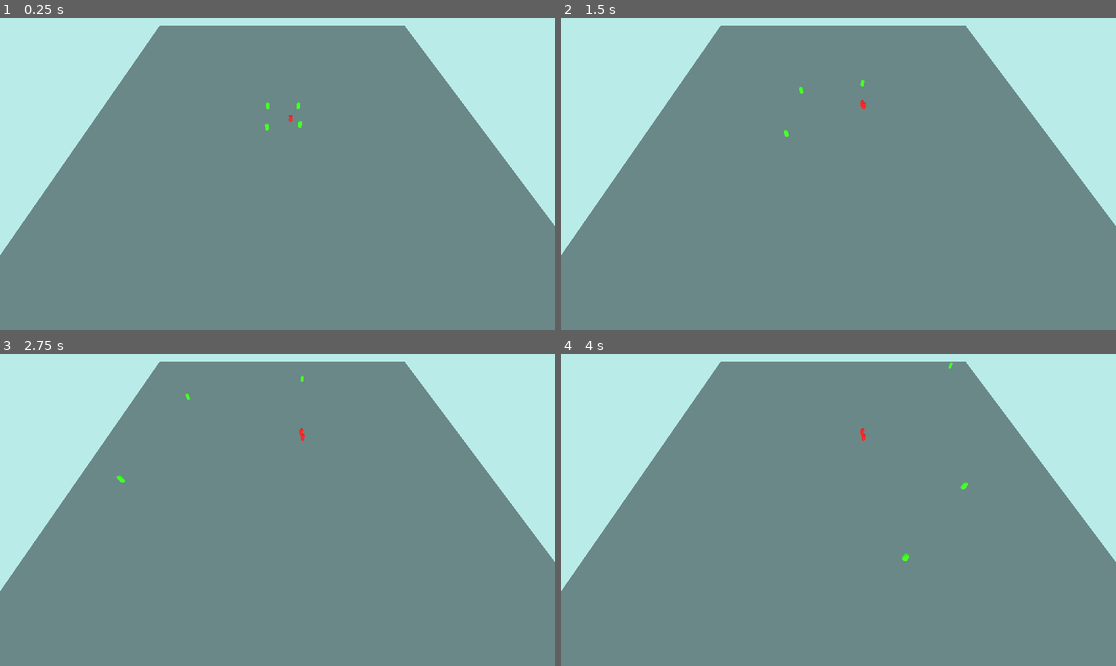
Above: before the commit, frames 1-4 (two rows, left to right).
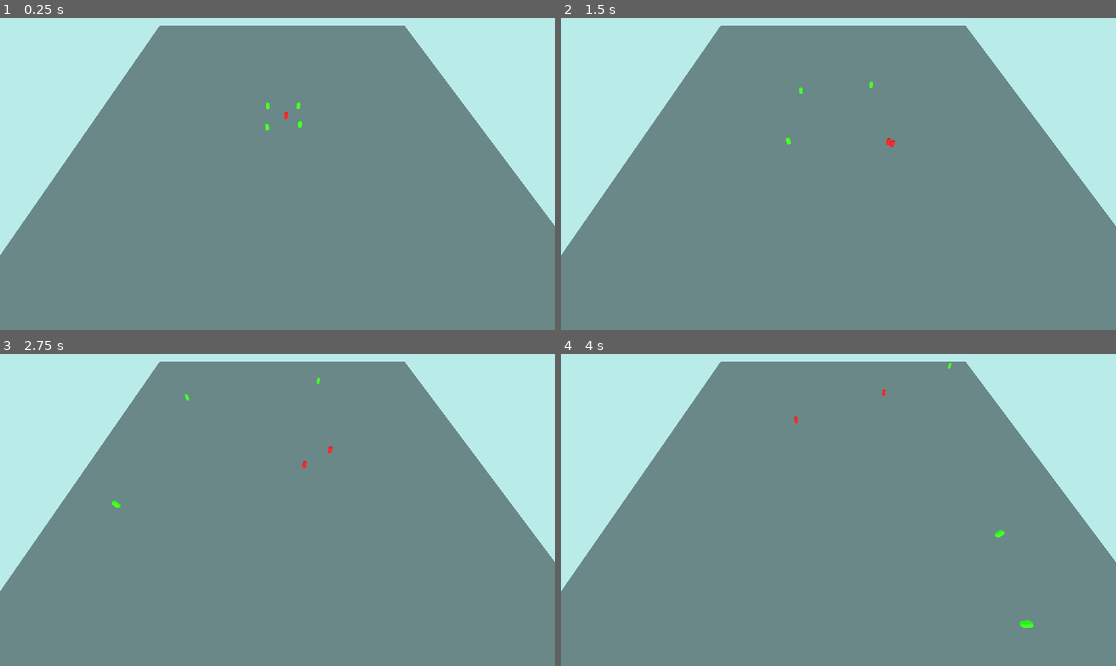
Above: after the commit, the same moments.

Repository: valentin56740/JeuDuLoup
Game: Godot game, scene res://env.tscn
Same seed, same stepped clock (60 frames per second), same inputs: the game is played once before the commit and once after it.
Inputs:
- Up to frame 1 (0.25 s): no input
- Up to frame 2 (1.5 s): tap Enter at 0.5 s
- Up to frame 3 (2.75 s): no input
- Up to frame 4 (4 s): no input

The runs differ from the first frame. In frame 1, less than 0.1% of the frame differs, in the area x 47-55%, y 27-36%; in frame 2, 0.1%; in frame 3, 0.1%; in frame 4, 0.2%, in the area x 41-86%, y 2-88%.

Commit message:
chase loup

Diff:
--- a/loup.gd
+++ b/loup.gd
@@ -1,81 +1,100 @@
 extends RigidBody3D
-
 @export var force = 25
 @export var vitesse = 10
+@export var search_rotation_speed = 1  # Vitesse de rotation en recherche
 @export var sx: int = 100
 @export var sz: int = 100
-@export var chase_radius = 20.0
-@export var en_vue = false
+var cibles = []
+var ciblesLoin = []
+var cible_lointaine_actuelle = null  # Garde la cible lointaine en mémoire
 
-@export var hitbox_chase1: Area3D
-@export var hitbox_chase2: Area3D
 
-var cibles_zone1 = []
-var cibles_zone2 = []
+#Un mouton rentre dans la zone proche du mouton
+func _on_zone_proche_body_entered(body):
+	if body.is_in_group("Mouton"):
+		# Priorité à la zone proche
+		if not cibles.has(body):
+			cibles.append(body)
+		# Retirer de la zone lointaine
+		if ciblesLoin.has(body):
+			ciblesLoin.erase(body)
+		# Annuler la poursuite lointaine si un mouton entre en zone proche
+		cible_lointaine_actuelle = null
 
-func _ready():
-	hitbox_chase1.body_entered.connect(_on_HitBoxChase1_body_entered)
-	hitbox_chase1.body_exited.connect(_on_HitBoxChase1_body_exited)
-	hitbox_chase2.body_entered.connect(_on_HitBoxChase2_body_entered)
-	hitbox_chase2.body_exited.connect(_on_HitBoxChase2_body_exited)
+func _on_zone_proche_body_exited(body):
+	if body.is_in_group("Mouton"):
+		cibles.erase(body)
 
-# Zone 1
-func _on_HitBoxChase1_body_entered(body):
+func _on_champs_loin_body_entered(body):
 	if body.is_in_group("Mouton"):
-		if not cibles_zone1.has(body):
-			cibles_zone1.append(body)
-		en_vue = true
+		# Ajouter seulement si pas déjà en zone proche
+		if not cibles.has(body) and not ciblesLoin.has(body):
+			ciblesLoin.append(body)
 
-func _on_HitBoxChase1_body_exited(body):
+func _on_champs_loin_body_exited(body):
 	if body.is_in_group("Mouton"):
-		cibles_zone1.erase(body)
-		if cibles_zone1.size() == 0 and cibles_zone2.size() == 0:
-			en_vue = false
+		ciblesLoin.erase(body)
+		# On continue de poursuivre même si le mouton sort de la zone lointaine
+		#le seul moyen d'arreter est si un mouton est plus proche
 
-# Zone 2
-func _on_HitBoxChase2_body_entered(body):
-	if body.is_in_group("Mouton"):
-		if not cibles_zone2.has(body):
-			cibles_zone2.append(body)
-		en_vue = true
+func _mouton_plus_proche():
+	var mouton_plus_proche: Node = null
+	var distance_min = INF
 
-func _on_HitBoxChase2_body_exited(body):
-	if body.is_in_group("Mouton"):
-		cibles_zone2.erase(body)
-		if cibles_zone1.size() == 0 and cibles_zone2.size() == 0:
-			en_vue = false
+	for mouton in cibles:
+		if is_instance_valid(mouton):
+			var dist = global_position.distance_to(mouton.global_position)
+			if dist < distance_min:
+				distance_min = dist
+				mouton_plus_proche = mouton
 
-func chase(target: Node):
-	var direction = (target.global_position - global_position).normalized()
-	linear_velocity = direction * vitesse
+	return mouton_plus_proche
 
-func _process(delta: float) -> void:
-	# Empêche de sortir de la zone
+func _deplacement():
+	var delta = get_physics_process_delta_time()
+
+	# Gestion des bords de la zone (wrap)
 	if position.x > sx / 2:
+		position.x = -sx / 2
+	elif position.x < -sx / 2:
 		position.x = sx / 2
-	if position.x < -sx / 2:
-		position.x = -sx / 2
 	if position.z > sz / 2:
+		position.z = -sz / 2
+	elif position.z < -sz / 2:
 		position.z = sz / 2
-	if position.z < -sz / 2:
-		position.z = -sz / 2
 
-	# Combine toutes les cibles des deux zones
-	var toutes_cibles = cibles_zone1 + cibles_zone2
+	# Priorité 1 : Mouton en zone proche - CHASE LE PLUS PROCHE
+	var cible = _mouton_plus_proche()
+	if cible != null and is_instance_valid(cible):
+		cible_lointaine_actuelle = null  # Annuler toute poursuite lointaine
+		var direction = (cible.global_position - global_position).normalized()
+		apply_central_force(direction * force)
+		return
 
-	if toutes_cibles.size() > 0:
-		var closest_sheep = null
-		var closest_distance = chase_radius
-		for sheep in toutes_cibles:
-			if not is_instance_valid(sheep):
-				continue
-			var distance = global_position.distance_to(sheep.global_position)
-			if distance < closest_distance:
-				closest_sheep = sheep
-				closest_distance = distance
-		if closest_sheep != null:
-			chase(closest_sheep)
-		else:
-			linear_velocity = Vector3.ZERO
-	else:
-		linear_velocity = Vector3.ZERO
+	# Priorité 2 : Mouton en zone lointaine
+	# Si on a déjà une cible lointaine et qu'elle est encore valide, continuer de la poursuivre
+	if cible_lointaine_actuelle != null and is_instance_valid(cible_lointaine_actuelle):
+		var direction = (cible_lointaine_actuelle.global_position - global_position).normalized()
+		apply_central_force(direction * force)
+		return
+
+	# Sinon, chercher une nouvelle cible lointaine
+	if ciblesLoin.size() > 0:
+		# Nettoyer les cibles invalides
+		for i in range(ciblesLoin.size() - 1, -1, -1):
+			if not is_instance_valid(ciblesLoin[i]):
+				ciblesLoin.remove_at(i)
+
+		if ciblesLoin.size() > 0:
+			# Prendre le mouton le plus proche de la zone lointaine
+			cible_lointaine_actuelle = ciblesLoin[0]
+			var direction = (cible_lointaine_actuelle.global_position - global_position).normalized()
+			apply_central_force(direction * force)
+			return
+
+	# Priorité 3 : Mode recherche - Tourner lentement
+	cible_lointaine_actuelle = null
+	rotation.y += search_rotation_speed * delta
+
+func _physics_process(delta):
+	_deplacement()
--- a/loup.tscn
+++ b/loup.tscn
@@ -13,18 +13,15 @@
 radius = 10.172792
 
 [sub_resource type="CapsuleShape3D" id="CapsuleShape3D_xcdia"]
-radius = 2.779
-height = 75.564
+radius = 7.409
+height = 76.197525
 
-[node name="Loup" type="RigidBody3D" node_paths=PackedStringArray("hitbox_chase1", "hitbox_chase2")]
+[node name="Loup" type="RigidBody3D"]
 axis_lock_angular_x = true
-axis_lock_angular_y = true
 axis_lock_angular_z = true
 contact_monitor = true
 max_contacts_reported = 2
 script = ExtResource("1_xcdia")
-hitbox_chase1 = NodePath("ZoneProche")
-hitbox_chase2 = NodePath("ChampsDeVision")
 
 [node name="MeshInstance3D" type="MeshInstance3D" parent="."]
 transform = Transform3D(1, 0, 0, 0, 1, 0, 0, 0, 1, 0, 1, 0)
@@ -41,13 +38,13 @@
 transform = Transform3D(1, 0, 0, 0, 1, 0, 0, 0, 1, 0, 1, 0)
 shape = SubResource("SphereShape3D_xcdia")
 
-[node name="ChampsDeVision" type="Area3D" parent="."]
+[node name="ChampsLoin" type="Area3D" parent="."]
 
-[node name="CollisionShape3D" type="CollisionShape3D" parent="ChampsDeVision"]
-transform = Transform3D(1, 0, 0, 0, -4.371139e-08, -1, 0, 1, -4.371139e-08, 0, 2, 35)
+[node name="CollisionShape3D" type="CollisionShape3D" parent="ChampsLoin"]
+transform = Transform3D(1, 0, 0, 0, -4.371139e-08, -1, 0, 1, -4.371139e-08, 0, 2, -39.355286)
 shape = SubResource("CapsuleShape3D_xcdia")
 
-[connection signal="body_entered" from="ZoneProche" to="." method="_on_HitBoxChase1_body_entered"]
-[connection signal="body_exited" from="ZoneProche" to="." method="_on_HitBoxChase1_body_exited"]
-[connection signal="body_entered" from="ChampsDeVision" to="." method="_on_HitBoxChase2_body_entered"]
-[connection signal="body_exited" from="ChampsDeVision" to="." method="_on_HitBoxChase2_body_exited"]
+[connection signal="body_entered" from="ZoneProche" to="." method="_on_zone_proche_body_entered"]
+[connection signal="body_exited" from="ZoneProche" to="." method="_on_zone_proche_body_exited"]
+[connection signal="body_entered" from="ChampsLoin" to="." method="_on_champs_loin_body_entered"]
+[connection signal="body_exited" from="ChampsLoin" to="." method="_on_champs_loin_body_exited"]
